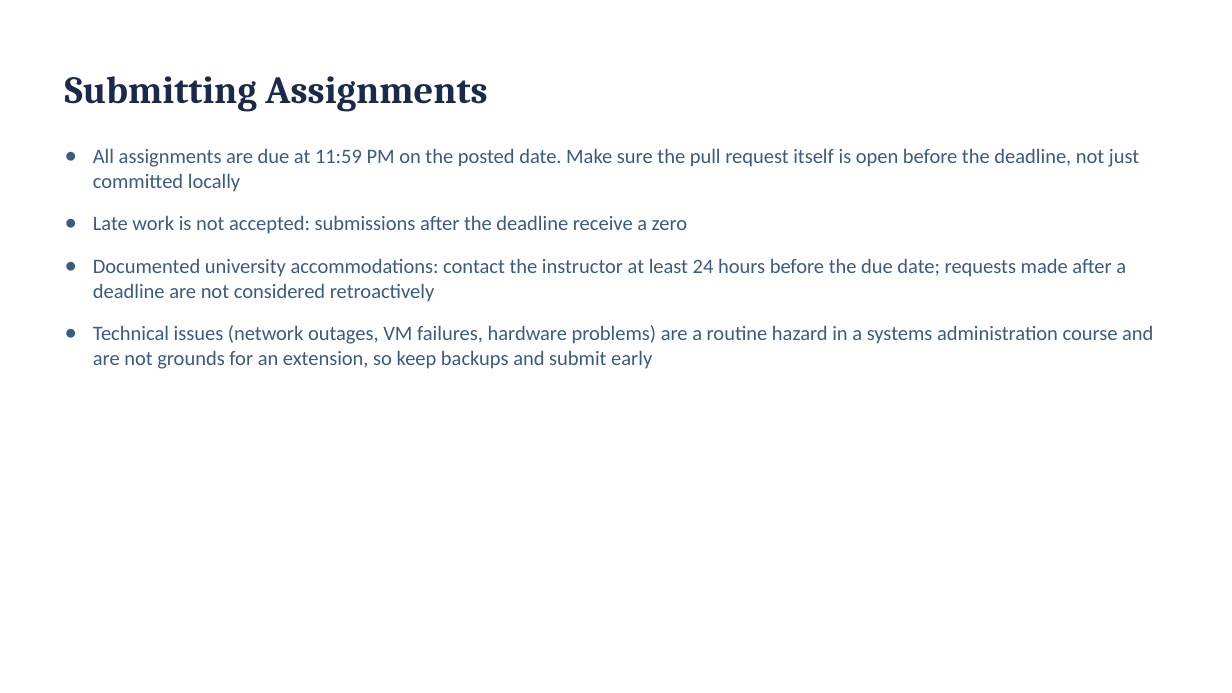
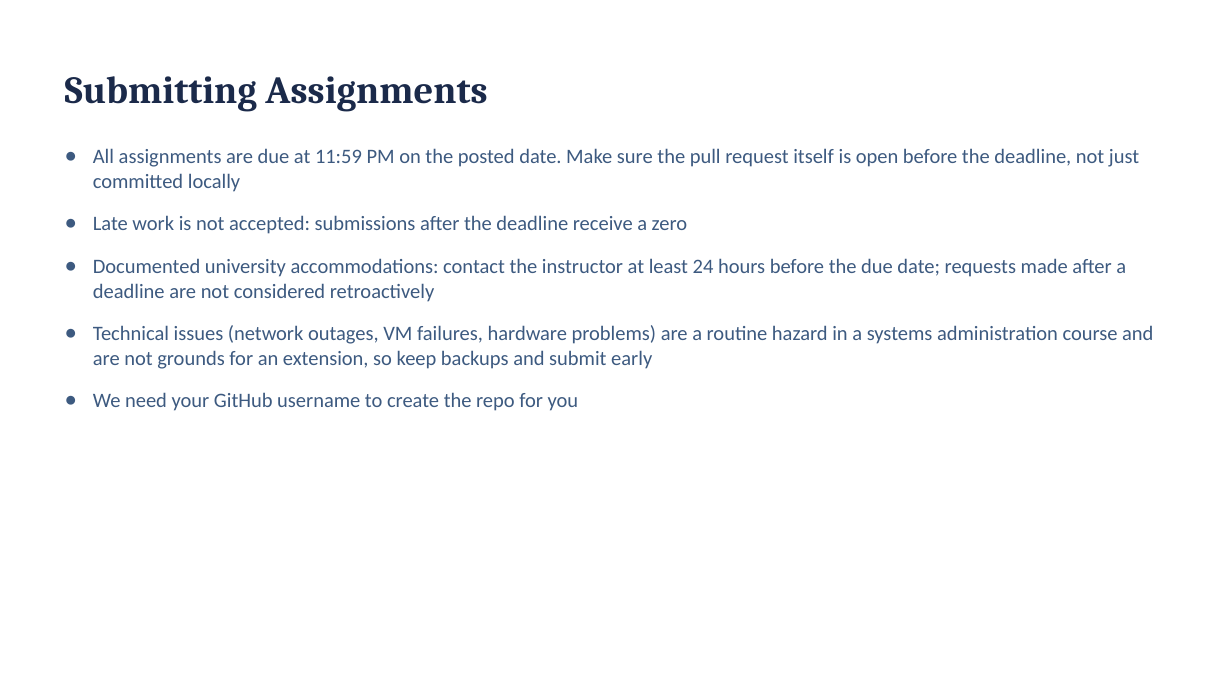
Before and after one commit to BYU-CYBER-444/byu-cyber-444.github.io, a slide deck: slide 14 of lectures/CYBER444_Week01_Introduction_and_Environment_Setup.pptx (slide 12 before the commit). Drawn at 1232x693 pixels with LibreOffice and Linux fonts; fonts in the diff are those of the drawing. Boxes give left, top, right and bottom in pixels: in the first picture for what was removed or moved away, otherwise in the second. Text is boxed around its words. In the diff, an @@ line names an element or a change of style, - is before the commit and + after.

```diff
--- a/lectures/CYBER444_Week01_Introduction_and_Environment_Setup.pptx
+++ b/lectures/CYBER444_Week01_Introduction_and_Environment_Setup.pptx
@@ text at bbox=[93, 392, 579, 411]: paragraph added @@
+● We need your GitHub username to create the repo for you
```
Also in this commit, not shown: 4 other slides changed, 2 slides added.
